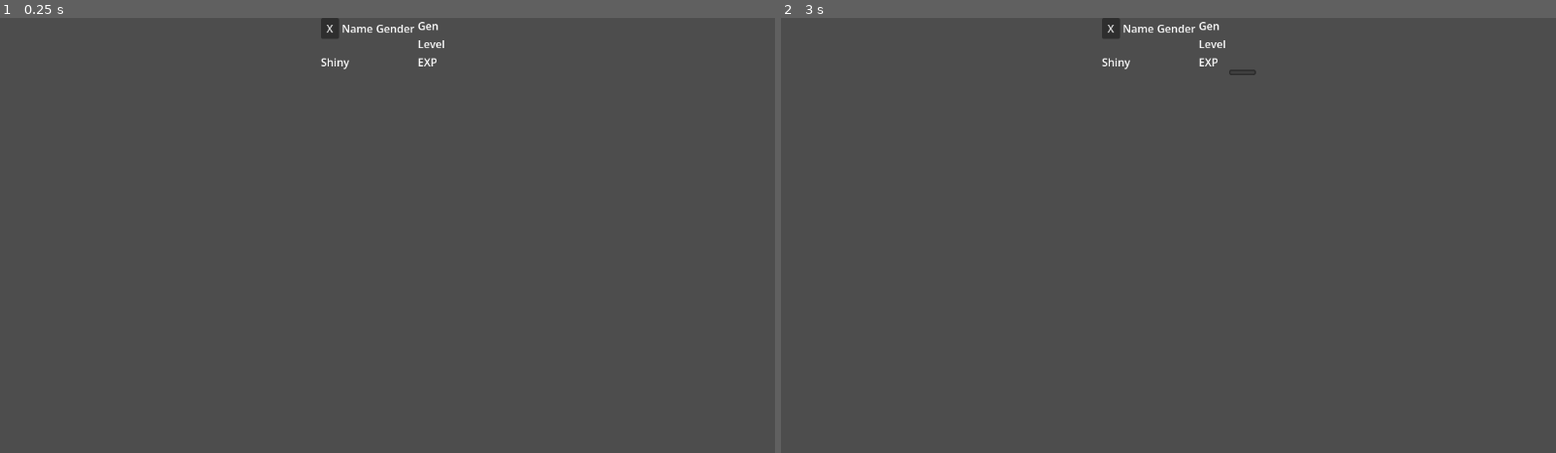
Above: before the commit, frames 1-2 (left to right).
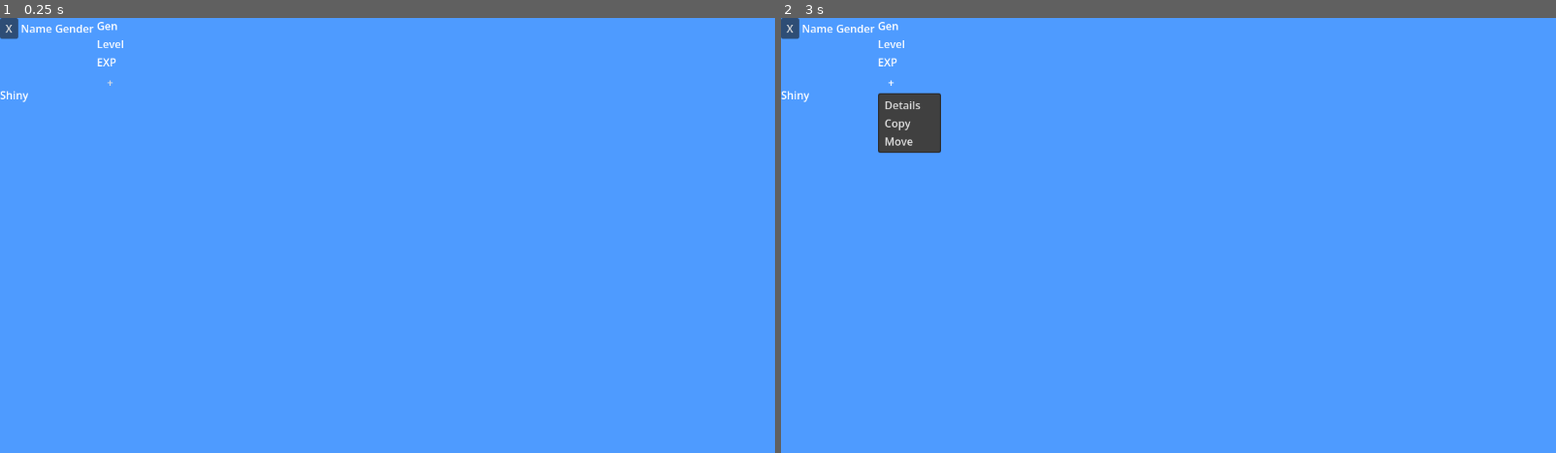
Above: after the commit, the same moments.

Repository: pokeparadox/PKHeX.Godot
Game: Godot game, scene res://controls/pkm_display.tscn
Two runs of this game, one before a commit and one after it. Both use one fixed random seed, a clock stepped at 60 frames per second and the inputs below. This scene is started directly instead of the project's main scene.
Inputs (mouse positions are in pixels of both pictures, inside the frame that each line leads up to; where the layout moved, square brackets give the same spot in the first picture):
- Up to frame 1 (0.25 s): no input
- Up to frame 2 (3 s): click (889, 83) [1230, 44] at 0.5 s; click (827, 61) [1145, 48] at 1.25 s; click (827, 61) [1145, 48] at 2 s; click (889, 83) [1230, 44] at 2.75 s

The runs differ from the first frame. In frame 1, 100% of the frame differs, in the area x 0-100%, y 0-100%; in frame 2, 99%.

Commit message:
-Initial theming ideas -Tweaking layout

Diff:
--- a/controls/pkm_display.tscn
+++ b/controls/pkm_display.tscn
@@ -2,9 +2,8 @@
 
 [ext_resource type="Script" uid="uid://0utamq6r14jb" path="res://controls/pkm_display.gd" id="1_c1hr5"]
 
-[node name="PkmDisplay" type="Control" unique_id=400691298]
+[node name="PkmDisplay" type="PanelContainer" unique_id=2077265934]
 custom_minimum_size = Vector2(180, 120)
-layout_mode = 3
 anchors_preset = 15
 anchor_right = 1.0
 anchor_bottom = 1.0
@@ -12,11 +11,12 @@
 grow_vertical = 2
 script = ExtResource("1_c1hr5")
 
+[node name="ColorRect" type="ColorRect" parent="." unique_id=2109913582]
+layout_mode = 2
+color = Color(0.30588236, 0.60784316, 1, 1)
+
 [node name="HBoxContainer" type="HBoxContainer" parent="." unique_id=926749882]
-layout_mode = 0
-offset_right = 1152.0
-offset_bottom = 77.0
-alignment = 1
+layout_mode = 2
 
 [node name="VBoxContainer" type="VBoxContainer" parent="HBoxContainer" unique_id=1710787677]
 layout_mode = 2
@@ -40,8 +40,10 @@
 
 [node name="Sprite" type="TextureButton" parent="HBoxContainer/VBoxContainer" unique_id=2103504743]
 unique_name_in_owner = true
+texture_filter = 1
+custom_minimum_size = Vector2(64, 64)
 layout_mode = 2
-size_flags_vertical = 3
+stretch_mode = 4
 
 [node name="Shiny" type="Label" parent="HBoxContainer/VBoxContainer" unique_id=984817335]
 unique_name_in_owner = true
@@ -66,7 +68,15 @@
 layout_mode = 2
 text = "EXP"
 
-[node name="MenuButton" type="MenuButton" parent="HBoxContainer" unique_id=425175972]
+[node name="MenuButton" type="MenuButton" parent="HBoxContainer/Info" unique_id=441362649]
 layout_mode = 2
+text = "+"
+item_count = 3
+popup/item_0/text = "Details"
+popup/item_0/id = 0
+popup/item_1/text = "Copy"
+popup/item_1/id = 1
+popup/item_2/text = "Move"
+popup/item_2/id = 2
 
 [connection signal="pressed" from="HBoxContainer/VBoxContainer/Personal/DeleteButton" to="." method="_on_delete_button_pressed"]
--- a/controls/pkm_view.gd
+++ b/controls/pkm_view.gd
@@ -1,4 +1,4 @@
-extends VBoxContainer
+extends PanelContainer
 
 const PkmDisplay = preload("res://controls/pkm_display.tscn")
 
@@ -26,7 +26,7 @@
 			load_server_pokemon(location_index)
 
 func load_party_pkm(save_hash : String) -> void:
-	$BoxName.text = "Party"
+	%BoxName.text = "Party"
 	var party: Array[PkmDisplayModel] = await PkHexRest.get_pkm_party_display_listing(save_hash)
 	var dump : Array[String] = await PkHexRest.dump_party_pkm(save_hash)
 	if dump.size() == party.size():
@@ -42,9 +42,9 @@
 	pass
 
 func load_pkm(pkm : Array[PkmDisplayModel], save_hash : String) -> void:
-	for child in $PKMListing.get_children():
+	for child in %PKMListing.get_children():
 		child.queue_free()
 	for model in pkm:
 		var pkm_scn: Node = PkmDisplay.instantiate()
 		await pkm_scn.setup(model, save_hash);
-		$PKMListing.add_child(pkm_scn)
+		%PKMListing.add_child(pkm_scn)
--- a/controls/pkm_view.tscn
+++ b/controls/pkm_view.tscn
@@ -2,11 +2,29 @@
 
 [ext_resource type="Script" uid="uid://sjjvp288g1wt" path="res://controls/pkm_view.gd" id="1_dg6su"]
 
-[node name="PKM View" type="VBoxContainer" unique_id=371345343]
+[node name="PKM View" type="PanelContainer" unique_id=1089263449]
+anchors_preset = 15
+anchor_right = 1.0
+anchor_bottom = 1.0
+grow_horizontal = 2
+grow_vertical = 2
 script = ExtResource("1_dg6su")
 
-[node name="BoxName" type="Label" parent="." unique_id=1514759333]
+[node name="PanelContainer" type="ColorRect" parent="." unique_id=970263130]
+layout_mode = 2
+color = Color(0.08956707, 1.8722862e-05, 0.4630019, 1)
+
+[node name="View" type="VBoxContainer" parent="." unique_id=997920669]
 layout_mode = 2
 
-[node name="PKMListing" type="FlowContainer" parent="." unique_id=1578169916]
+[node name="BoxName" type="Label" parent="View" unique_id=1514759333]
+unique_name_in_owner = true
 layout_mode = 2
+theme_override_font_sizes/font_size = 24
+
+[node name="PKMListing" type="FlowContainer" parent="View" unique_id=1578169916]
+unique_name_in_owner = true
+layout_mode = 2
+size_flags_vertical = 3
+last_wrap_alignment = 1
+vertical = true
--- a/forms/save_editor.tscn
+++ b/forms/save_editor.tscn
@@ -8,6 +8,8 @@
 anchor_bottom = 1.0
 grow_horizontal = 2
 grow_vertical = 2
+size_flags_horizontal = 3
+size_flags_vertical = 3
 
 [node name="SaveInfo" type="Label" parent="." unique_id=464863210]
 layout_mode = 2
@@ -15,8 +17,6 @@
 [node name="HBoxContainer" type="HBoxContainer" parent="." unique_id=576489555]
 layout_mode = 2
 
-[node name="PlayerInfo" type="VBoxContainer" parent="HBoxContainer" unique_id=266556876]
-layout_mode = 2
-
 [node name="PKM View 1" parent="HBoxContainer" unique_id=371345343 instance=ExtResource("1_6tqa2")]
 layout_mode = 2
+size_flags_horizontal = 3
--- a/project.godot
+++ b/project.godot
@@ -21,6 +21,11 @@
 PkHexRest="*uid://cl4e0mfhfjt80"
 SceneManager="*uid://c1e42dw0t4628"
 
+[editor]
+
+movie_writer/movie_file="/home/kevin/Desktop/PKHEx"
+movie_writer/fps=30
+
 [editor_plugins]
 
 enabled=PackedStringArray()
